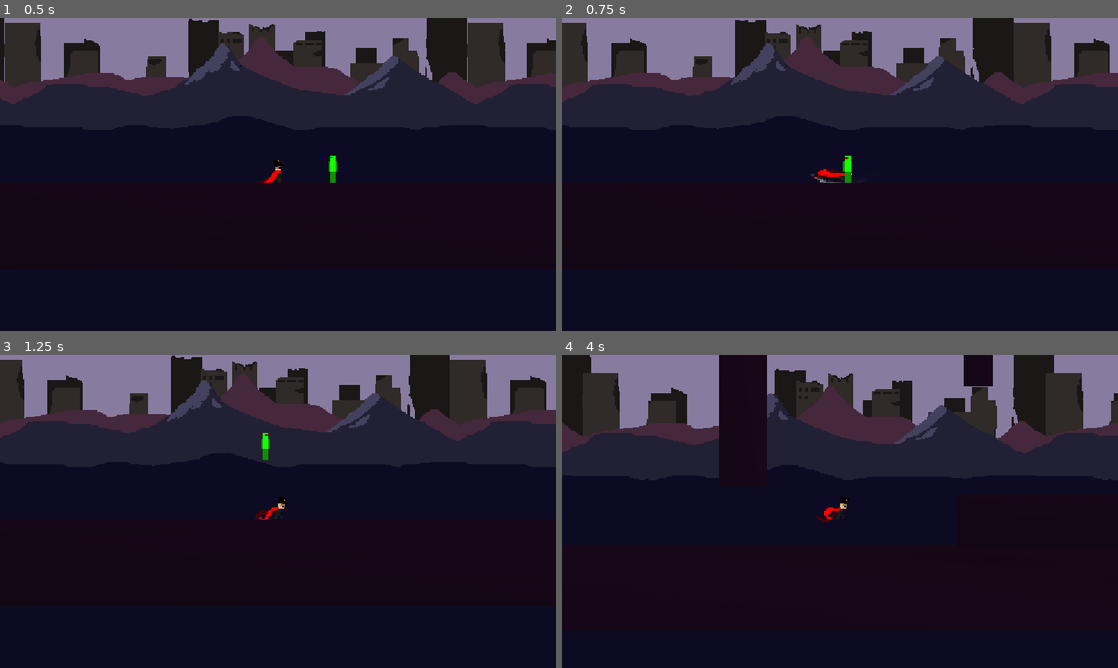
Above: before the commit, frames 1-4 (two rows, left to right).
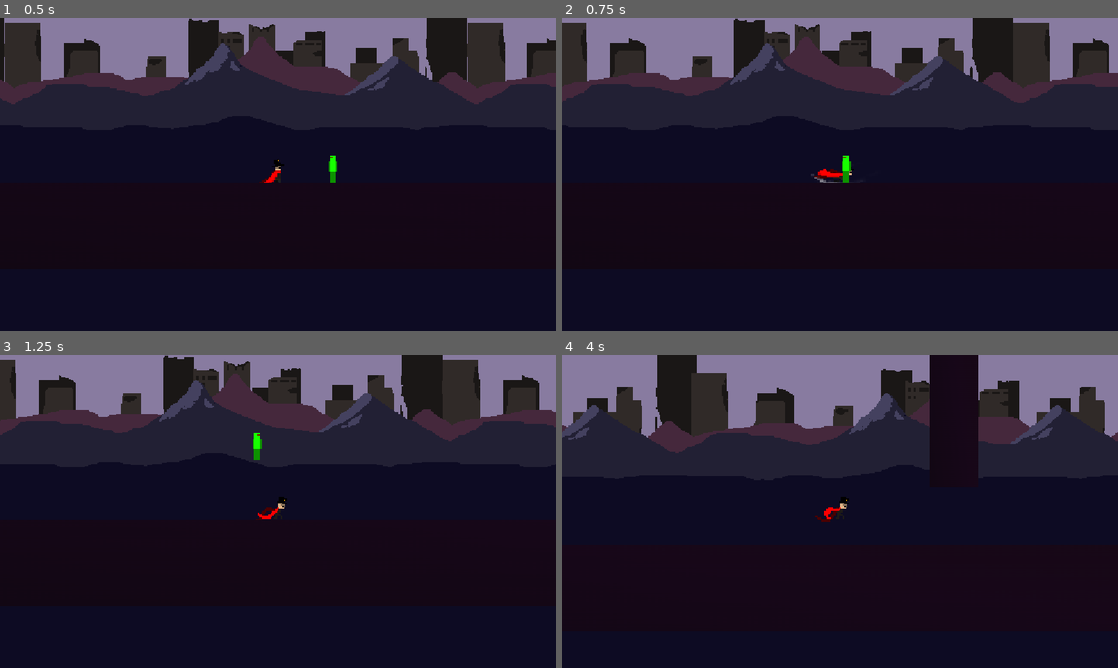
Above: after the commit, the same moments.

Repository: Tyulo13/GDC-Club-Game
Game: Godot game, scene res://scenes/level.tscn
The game is run twice, just before and just after one commit, with the same random seed, the same clock (stepped at 60 frames per second) and the same inputs.
Inputs:
- Up to frame 1 (0.5 s): no input
- Up to frame 2 (0.75 s): tap Enter (attack) at 0.5, 0.6 s; hold D (move_right) from 0.53 s (still down)
- Up to frame 3 (1.25 s): keep holding D (move_right); tap Space (jump) at 0.77 s
- Up to frame 4 (4 s): tap Shift (dash) at 1.35, 2.85 s; tap Space (jump) at 1.52, 3.02, 3.77 s; release D (move_right) at 2.03 s; hold A (move_left) 2.03-2.78 s; tap Enter (attack) at 2.1, 3.6 s; hold D (move_right) from 2.78 s (still down)

Frame 1 is identical in both runs. In frame 2, 0.7% of the frame differs, in the area x 0-99%, y 0-53%; in frame 3, 4.8%; in frame 4, 20%, in the area x 0-100%, y 0-40%.

Commit message:
deleted InputDirection
this variable was the same as the direction variable from before

Diff:
--- a/scripts/character_body_2d.gd
+++ b/scripts/character_body_2d.gd
@@ -6,7 +6,7 @@
 @export var level : Node2D
 
 const SPEED = 120.0
-const ACCELERATION = 1000
+const ACCELERATION = 1500
 const JUMP_VELOCITY = -200.0
 const DASH_VELOCITY = 500
 const GRAPPLE_VELOCITY = 300
